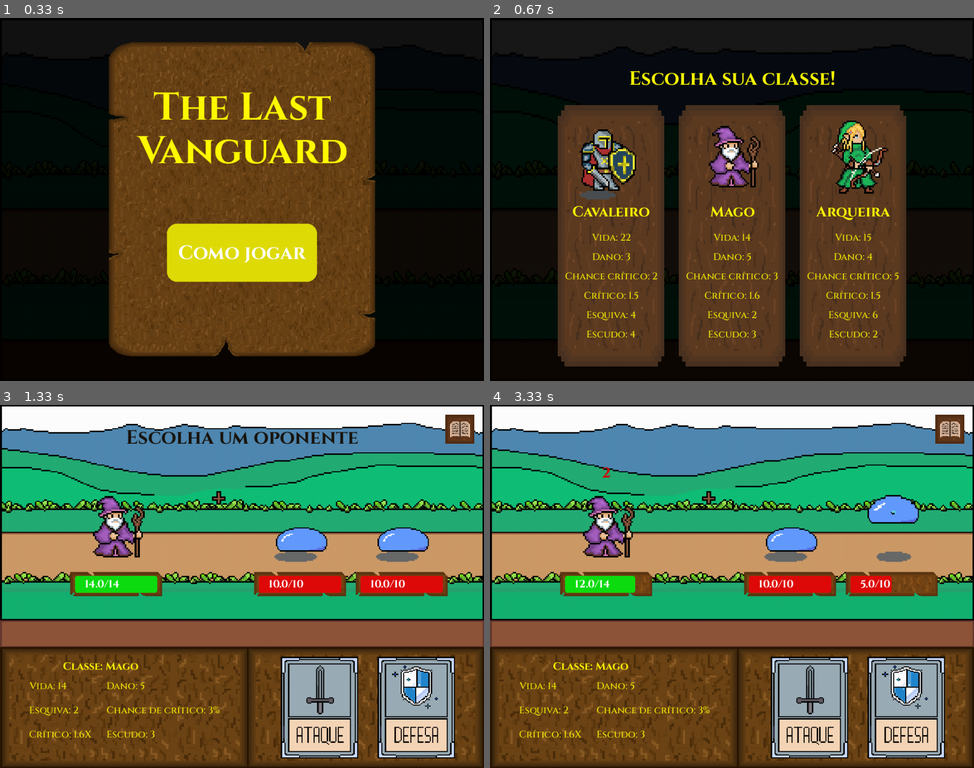
Above: before the commit, frames 1-4 (two rows, left to right).
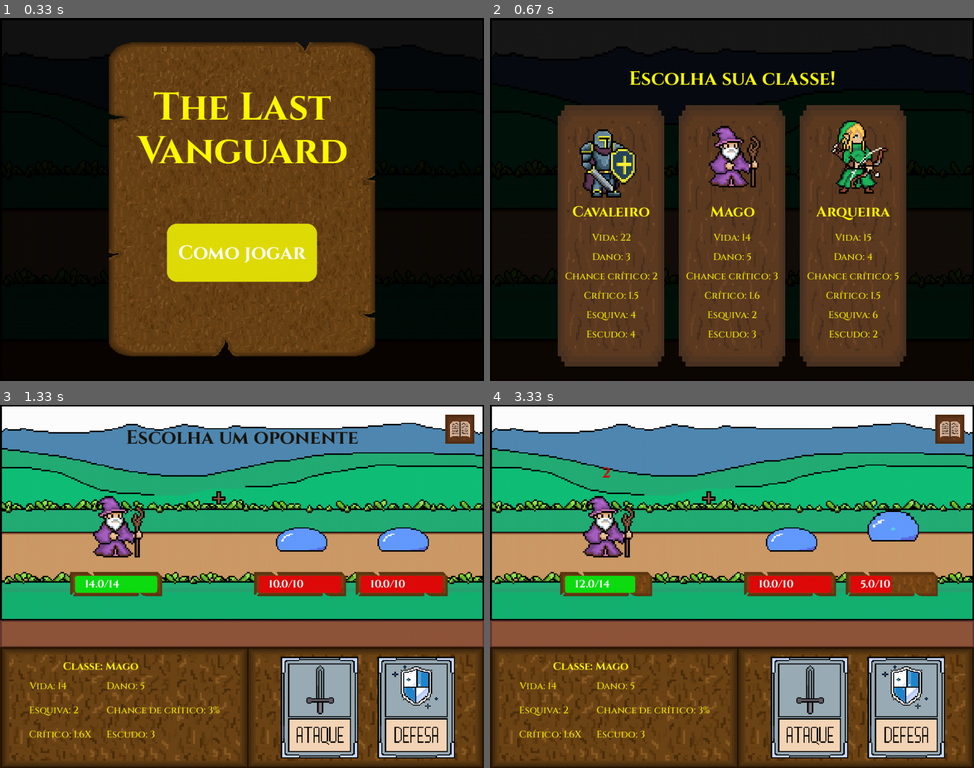
Above: after the commit, the same moments.

Repository: HenrykGabriel/Jogo-de-turno-Pygame
Game: pygame game, started from src/main.py
Same seed, same stepped clock (60 frames per second), same inputs: the game is played once before the commit and once after it.
Inputs (mouse positions are in pixels of both pictures, inside the frame that each line leads up to):
- Up to frame 1 (0.33 s): no input
- Up to frame 2 (0.67 s): click (732, 297) at 0.38 s
- Up to frame 3 (1.33 s): click (242, 608) at 0.72 s; click (319, 706) at 1.05 s
- Up to frame 4 (3.33 s): click (891, 532) at 1.38 s; click (949, 430) at 1.72 s; click (707, 680) at 2.05 s; click (949, 430) at 2.38 s; click (664, 510) at 2.72 s

Frame 1 is identical in both runs. In frame 2, 1.0% of the frame differs, in the area x 18-31%, y 31-51%; in frame 3, 0.4%; in frame 4, 1.5%, in the area x 56-89%, y 24-44%.

Commit message:
Atualiza design do cavaleiro e remove sombras

Diff:
--- a/src/cavaleiro.py
+++ b/src/cavaleiro.py
@@ -27,7 +27,7 @@
 
         self.alt_frame = 220
 
-        self.qtd_frames = 9
+        self.qtd_frames = 8
 
         self.velocidade_animacao = 60
 
--- a/src/dados_inimigos.py
+++ b/src/dados_inimigos.py
@@ -11,7 +11,7 @@
     "largura": 170,
     "altura": 170,
     "qtd_frames": 10,
-    "velocidade_animacao": 50,
+    "velocidade_animacao": 70,
     "som_ataque": caminho_asset("sounds/som_inimigos/som_ataque_slime.mpeg")
 }
 
@@ -26,7 +26,7 @@
     "largura": 170,
     "altura": 170,
     "qtd_frames": 10,
-    "velocidade_animacao": 50,
+    "velocidade_animacao": 70,
     "som_ataque": caminho_asset("sounds/som_inimigos/som_ataque_slime.mpeg")
 }
 
Binary file changed: assets/cavaleiro/Cavaleiro.png
Binary file changed: assets/inimigos/Slime_azul.png
Binary file changed: assets/inimigos/Slime_verde.png
